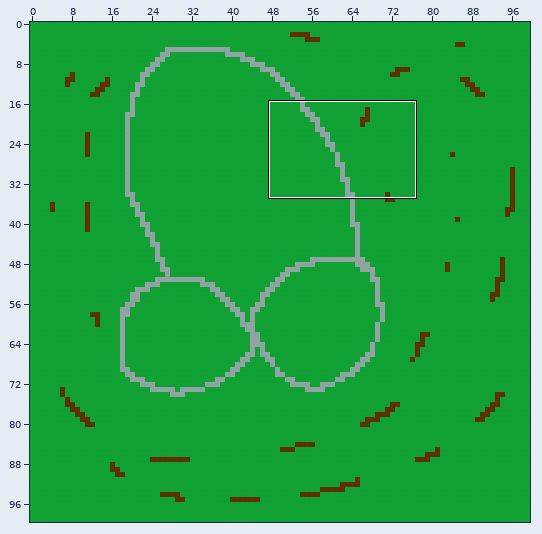
Level history. Tiled map: maps/untitled.tmx. The first picture is a wide view before the edit; the outline marks the close-up.
Close-up. Before:
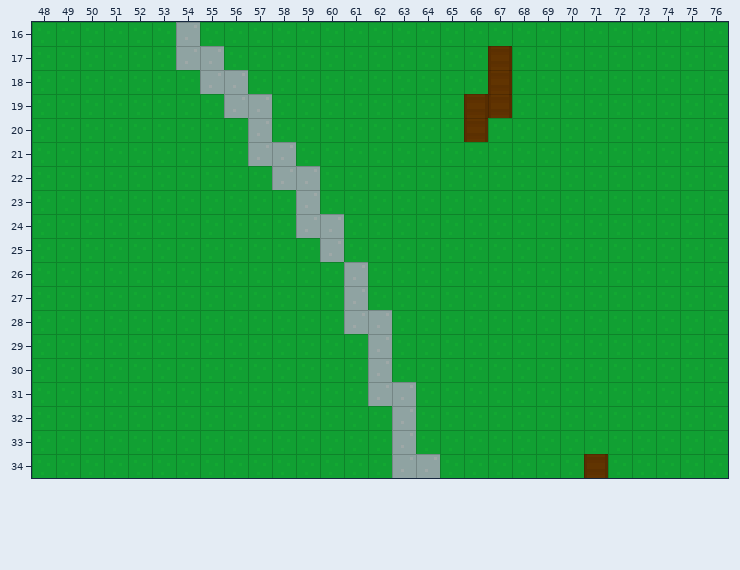
Cells are 8x8 px. Shown: x 48..76, y 16..34. The commit also changed other parts of the map, which this record leaves out.
Once edited:
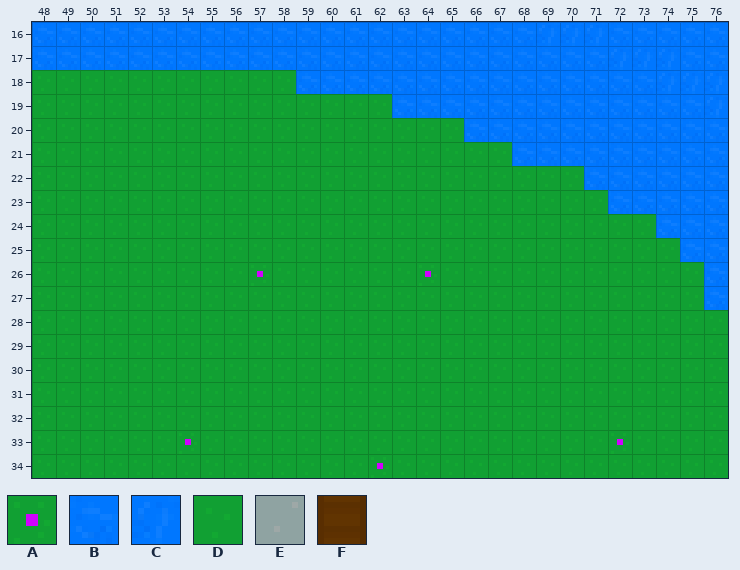
Key: from "Map": A 6, B 7, C 7 turned 90, D 9, E 12, F 14.
_ is an empty cell, . an unchanged one.
The exact change:
--- layer "Tile Layer 1"
@@ x 48..76 @@
-16 DDDDDDEDDDDDDDDDDDDDDDDDDDDDD
-17 DDDDDDEEDDDDDDDDDDDFDDDDDDDDD
-18 .......EE..DDDDDDDDFDDDDDDDDD
-19 ........EE.....DDDFFDDDDDDDDD
-20 .........E........FDDDDDDDDDD
-21 .........EE.........DDDDDDDDD
-22 ..........EE...........DDDDDD
-23 ...........E............DDDDD
-24 ...........EE.............DDD
-25 ............E..............DD
-26 .........D...E..D...........D
-27 .............E..............D
-28 .............EE..............
-29 ..............E..............
-30 ..............E..............
-31 ..............EE.............
-32 ...............E.............
-33 ......D........E........D....
-34 ..............DEE......F.....
+16 BBBBBBBBBBBBBBBBBBBBBCCCBBBBB
+17 BBBBBBBBBBBBBBBBBBBBBBBBCCCBB
+18 .......DD..BBBBBBBBBBBBBBBCCC
+19 ........DD.....BBBBBBBBBBBBBC
+20 .........D........BBBBBBBBBBB
+21 .........DD.........BBBBBBBBB
+22 ..........DD...........BBBBBB
+23 ...........D............BBBBB
+24 ...........DD.............BBB
+25 ............D..............BB
+26 .........A...D..A...........B
+27 .............D..............B
+28 .............DD..............
+29 ..............D..............
+30 ..............D..............
+31 ..............DD.............
+32 ...............D.............
+33 ......A........D........A....
+34 ..............ADD......D.....
